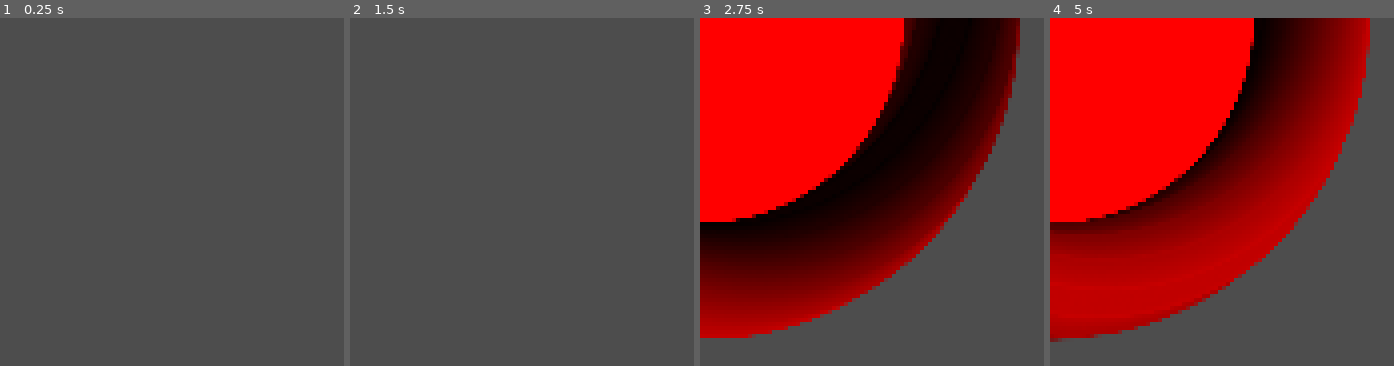
Above: before the commit, frames 1-4 (left to right).
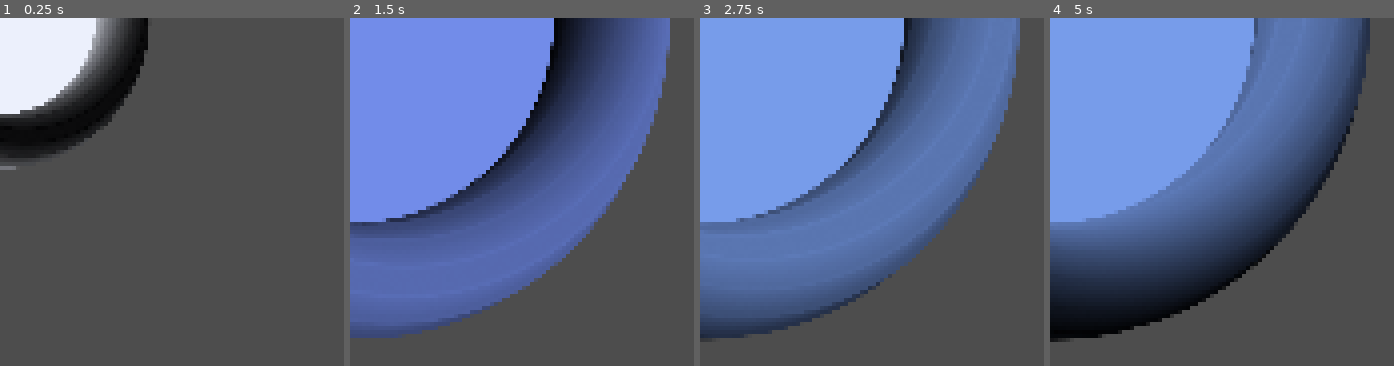
Above: after the commit, the same moments.

Repository: Meldarse/Sean_project
Game: Godot game, scene res://Scenes/Objects/portal.tscn
The game is run twice, just before and just after one commit, with the same random seed, the same clock (stepped at 60 frames per second) and the same inputs. The project has no main scene, so this scene is started directly.
Inputs (mouse positions are in pixels of both pictures, inside the frame that each line leads up to):
- Up to frame 1 (0.25 s): no input
- Up to frame 2 (1.5 s): move the mouse to (outside the picture) at 0.52 s; click (outside the picture) at 0.67 s; tap Enter at 1.25 s; move the mouse to (outside the picture) at 1.27 s; click (outside the picture) at 1.42 s
- Up to frame 3 (2.75 s): tap Space at 2 s; move the mouse to (outside the picture) at 2.02 s; click (outside the picture) at 2.17 s
- Up to frame 4 (5 s): move the mouse to (outside the picture) at 2.77 s; click (outside the picture) at 2.92 s; move the mouse to (outside the picture) at 3.52 s; click (outside the picture) at 3.67 s; move the mouse to (outside the picture) at 4.27 s; click (outside the picture) at 4.42 s

The runs differ from the first frame. In frame 1, 13% of the frame differs, in the area x 0-44%, y 0-44%; in frame 2, 68%; in frame 3, 68%; in frame 4, 68%, in the area x 0-94%, y 0-94%.

Commit message:
creacion de characters

Diff:
--- a/Gravity/Scenes/Characters/circle.tscn
+++ b/Gravity/Scenes/Characters/circle.tscn
@@ -9,7 +9,7 @@
 [ext_resource type="Texture2D" uid="uid://bxv7vqssguvdn" path="res://Assets/Sprites/G_yellow/yellow_body_circle.png" id="7_qfe4q"]
 
 [sub_resource type="PhysicsMaterial" id="PhysicsMaterial_m1xv0"]
-bounce = 0.8
+bounce = 1.0
 
 [sub_resource type="SpriteFrames" id="SpriteFrames_8pujk"]
 animations = [{
@@ -76,17 +76,17 @@
 
 [node name="Body" type="AnimatedSprite2D" parent="."]
 sprite_frames = SubResource("SpriteFrames_8pujk")
-animation = &"Yellow"
+animation = &"Blue"
 
 [node name="Shape" type="CollisionShape2D" parent="."]
 shape = SubResource("CircleShape2D_bjcpu")
 
-[node name="Area2D" type="Area2D" parent="."]
+[node name="Internal_security" type="Area2D" parent="."]
 
-[node name="Internal_security" type="CollisionShape2D" parent="Area2D"]
+[node name="CollisionShape2D" type="CollisionShape2D" parent="Internal_security"]
 scale = Vector2(3, 3)
 shape = SubResource("CircleShape2D_hf01w")
 debug_color = Color(0.890196, 0, 0, 0.419608)
 
 [connection signal="input_event" from="." to="." method="_on_input_event"]
-[connection signal="body_entered" from="Area2D" to="." method="_on_area_2d_body_entered"]
+[connection signal="body_entered" from="Internal_security" to="." method="_on_area_2d_body_entered"]
--- /dev/null
+++ b/Gravity/Scenes/Characters/rhombus.tscn
@@ -0,0 +1,88 @@
+[gd_scene load_steps=11 format=3 uid="uid://b1nsp0m08mgw3"]
+
+[ext_resource type="Script" path="res://Scripts/Characters/rhombus.gd" id="1_dxavy"]
+[ext_resource type="Texture2D" uid="uid://bp6b5td8k6tkd" path="res://Assets/Sprites/G_blue/blue_body_rhombus.png" id="2_6hu0e"]
+[ext_resource type="Texture2D" uid="uid://d3uholg7thjje" path="res://Assets/Sprites/G_green/green_body_rhombus.png" id="3_1uhx2"]
+[ext_resource type="Texture2D" uid="uid://dnu5ndetry5xx" path="res://Assets/Sprites/G_pink/pink_body_rhombus.png" id="4_6vdsc"]
+[ext_resource type="Texture2D" uid="uid://c0bfinvy67qgy" path="res://Assets/Sprites/G_purple/purple_body_rhombus.png" id="5_lh7sy"]
+[ext_resource type="Texture2D" uid="uid://c76qk3xm04225" path="res://Assets/Sprites/G_red/red_body_rhombus.png" id="6_sg653"]
+[ext_resource type="Texture2D" uid="uid://c8jhopxbujnhr" path="res://Assets/Sprites/G_yellow/yellow_body_rhombus.png" id="7_sr4s1"]
+
+[sub_resource type="PhysicsMaterial" id="PhysicsMaterial_skgcj"]
+bounce = 0.6
+
+[sub_resource type="SpriteFrames" id="SpriteFrames_flvld"]
+animations = [{
+"frames": [{
+"duration": 1.0,
+"texture": ExtResource("2_6hu0e")
+}],
+"loop": true,
+"name": &"Blue",
+"speed": 1.0
+}, {
+"frames": [{
+"duration": 1.0,
+"texture": ExtResource("3_1uhx2")
+}],
+"loop": true,
+"name": &"Green",
+"speed": 1.0
+}, {
+"frames": [{
+"duration": 1.0,
+"texture": ExtResource("4_6vdsc")
+}],
+"loop": true,
+"name": &"Pink",
+"speed": 1.0
+}, {
+"frames": [{
+"duration": 1.0,
+"texture": ExtResource("5_lh7sy")
+}],
+"loop": true,
+"name": &"Purple",
+"speed": 1.0
+}, {
+"frames": [{
+"duration": 1.0,
+"texture": ExtResource("6_sg653")
+}],
+"loop": true,
+"name": &"Red",
+"speed": 1.0
+}, {
+"frames": [{
+"duration": 1.0,
+"texture": ExtResource("7_sr4s1")
+}],
+"loop": true,
+"name": &"Yellow",
+"speed": 1.0
+}]
+
+[sub_resource type="RectangleShape2D" id="RectangleShape2D_ramlv"]
+
+[node name="Rhombus" type="RigidBody2D"]
+collision_layer = 2
+collision_mask = 7
+input_pickable = true
+physics_material_override = SubResource("PhysicsMaterial_skgcj")
+script = ExtResource("1_dxavy")
+
+[node name="Body" type="AnimatedSprite2D" parent="."]
+sprite_frames = SubResource("SpriteFrames_flvld")
+animation = &"Blue"
+
+[node name="Shape" type="CollisionPolygon2D" parent="."]
+polygon = PackedVector2Array(4, -79, 19, -71, 67, -24, 79, -5, 79, 6, 59.8, 32, 31, 60, 6, 79, -5, 79, -24, 66, -62, 30.9, -79, 5, -79, -5, -55, -36, -31, -61, -5, -79)
+
+[node name="Internal_security" type="Area2D" parent="."]
+
+[node name="CollisionShape2D" type="CollisionShape2D" parent="Internal_security"]
+scale = Vector2(3, 3)
+shape = SubResource("RectangleShape2D_ramlv")
+
+[connection signal="input_event" from="." to="." method="_on_input_event"]
+[connection signal="body_entered" from="Internal_security" to="." method="_on_area_2d_body_entered"]
--- /dev/null
+++ b/Gravity/Scenes/Characters/square.tscn
@@ -0,0 +1,89 @@
+[gd_scene load_steps=11 format=3 uid="uid://cie5eu5mus126"]
+
+[ext_resource type="Texture2D" uid="uid://31n85t3xu4vq" path="res://Assets/Sprites/G_blue/blue_body_square.png" id="1_07tgp"]
+[ext_resource type="Script" path="res://Scripts/Characters/square.gd" id="1_c1ni0"]
+[ext_resource type="Texture2D" uid="uid://bgrg4wlxekxwc" path="res://Assets/Sprites/G_green/green_body_square.png" id="2_w268o"]
+[ext_resource type="Texture2D" uid="uid://mlobf311tere" path="res://Assets/Sprites/G_pink/pink_body_square.png" id="3_04bp7"]
+[ext_resource type="Texture2D" uid="uid://h7af4xjlhul0" path="res://Assets/Sprites/G_purple/purple_body_square.png" id="4_sgj8i"]
+[ext_resource type="Texture2D" uid="uid://b0nfi24apobrv" path="res://Assets/Sprites/G_red/red_body_square.png" id="5_2d28l"]
+[ext_resource type="Texture2D" uid="uid://lie0ore3e0v3" path="res://Assets/Sprites/G_yellow/yellow_body_square.png" id="6_jff2b"]
+
+[sub_resource type="PhysicsMaterial" id="PhysicsMaterial_62xxb"]
+bounce = 0.4
+
+[sub_resource type="SpriteFrames" id="SpriteFrames_ctcqr"]
+animations = [{
+"frames": [{
+"duration": 1.0,
+"texture": ExtResource("1_07tgp")
+}],
+"loop": true,
+"name": &"Blue",
+"speed": 1.0
+}, {
+"frames": [{
+"duration": 1.0,
+"texture": ExtResource("2_w268o")
+}],
+"loop": true,
+"name": &"Green",
+"speed": 1.0
+}, {
+"frames": [{
+"duration": 1.0,
+"texture": ExtResource("3_04bp7")
+}],
+"loop": true,
+"name": &"Pink",
+"speed": 1.0
+}, {
+"frames": [{
+"duration": 1.0,
+"texture": ExtResource("4_sgj8i")
+}],
+"loop": true,
+"name": &"Purple",
+"speed": 1.0
+}, {
+"frames": [{
+"duration": 1.0,
+"texture": ExtResource("5_2d28l")
+}],
+"loop": true,
+"name": &"Red",
+"speed": 1.0
+}, {
+"frames": [{
+"duration": 1.0,
+"texture": ExtResource("6_jff2b")
+}],
+"loop": true,
+"name": &"Yellow",
+"speed": 1.0
+}]
+
+[sub_resource type="RectangleShape2D" id="RectangleShape2D_tkhbi"]
+
+[node name="square" type="RigidBody2D"]
+collision_layer = 2
+collision_mask = 7
+input_pickable = true
+mass = 2.0
+physics_material_override = SubResource("PhysicsMaterial_62xxb")
+script = ExtResource("1_c1ni0")
+
+[node name="Body" type="AnimatedSprite2D" parent="."]
+sprite_frames = SubResource("SpriteFrames_ctcqr")
+animation = &"Blue"
+
+[node name="Shape" type="CollisionPolygon2D" parent="."]
+polygon = PackedVector2Array(75, -75, 79, -70, 80, -65, 80, 64, 78, 71, 75, 75, 71, 78, 65, 80, -65, 80, -71, 78, -75, 75, -78, 70, -80, 64, -80, -66, -77.9963, -71.4045, -75, -75, -72, -78, -67, -80, 64, -80, 69, -79)
+
+[node name="Internal_security" type="Area2D" parent="."]
+
+[node name="CollisionShape2D" type="CollisionShape2D" parent="Internal_security"]
+scale = Vector2(3, 3)
+shape = SubResource("RectangleShape2D_tkhbi")
+
+[connection signal="input_event" from="." to="." method="_on_input_event"]
+[connection signal="body_entered" from="Internal_security" to="." method="_on_area_2d_body_entered"]
--- /dev/null
+++ b/Gravity/Scenes/Characters/squircle.tscn
@@ -0,0 +1,89 @@
+[gd_scene load_steps=11 format=3 uid="uid://c7nr0gi6bvrgy"]
+
+[ext_resource type="Script" path="res://Scripts/Characters/squircle.gd" id="1_iwjmg"]
+[ext_resource type="Texture2D" uid="uid://cnxphu83eekmt" path="res://Assets/Sprites/G_blue/blue_body_squircle.png" id="1_oj3f6"]
+[ext_resource type="Texture2D" uid="uid://clyb0bhwybgk5" path="res://Assets/Sprites/G_green/green_body_squircle.png" id="2_ohc14"]
+[ext_resource type="Texture2D" uid="uid://dhmat7wopavpo" path="res://Assets/Sprites/G_pink/pink_body_squircle.png" id="3_t3iyn"]
+[ext_resource type="Texture2D" uid="uid://cvil5nbnkeq4i" path="res://Assets/Sprites/G_purple/purple_body_squircle.png" id="4_5ycbf"]
+[ext_resource type="Texture2D" uid="uid://cuq2fxsv0u44w" path="res://Assets/Sprites/G_red/red_body_squircle.png" id="5_qa3ew"]
+[ext_resource type="Texture2D" uid="uid://bd7nh5dq1wka5" path="res://Assets/Sprites/G_yellow/yellow_body_squircle.png" id="6_cg70m"]
+
+[sub_resource type="PhysicsMaterial" id="PhysicsMaterial_d1h0d"]
+bounce = 0.8
+
+[sub_resource type="SpriteFrames" id="SpriteFrames_eu2sf"]
+animations = [{
+"frames": [{
+"duration": 1.0,
+"texture": ExtResource("1_oj3f6")
+}],
+"loop": true,
+"name": &"Blue",
+"speed": 1.0
+}, {
+"frames": [{
+"duration": 1.0,
+"texture": ExtResource("2_ohc14")
+}],
+"loop": true,
+"name": &"Green",
+"speed": 1.0
+}, {
+"frames": [{
+"duration": 1.0,
+"texture": ExtResource("3_t3iyn")
+}],
+"loop": true,
+"name": &"Pink",
+"speed": 1.0
+}, {
+"frames": [{
+"duration": 1.0,
+"texture": ExtResource("4_5ycbf")
+}],
+"loop": true,
+"name": &"Purple",
+"speed": 1.0
+}, {
+"frames": [{
+"duration": 1.0,
+"texture": ExtResource("5_qa3ew")
+}],
+"loop": true,
+"name": &"Red",
+"speed": 1.0
+}, {
+"frames": [{
+"duration": 1.0,
+"texture": ExtResource("6_cg70m")
+}],
+"loop": true,
+"name": &"Yellow",
+"speed": 1.0
+}]
+
+[sub_resource type="RectangleShape2D" id="RectangleShape2D_wjnk3"]
+
+[node name="Squircle" type="RigidBody2D"]
+collision_layer = 2
+collision_mask = 7
+input_pickable = true
+mass = 1.5
+physics_material_override = SubResource("PhysicsMaterial_d1h0d")
+script = ExtResource("1_iwjmg")
+
+[node name="Body" type="AnimatedSprite2D" parent="."]
+sprite_frames = SubResource("SpriteFrames_eu2sf")
+animation = &"Blue"
+
+[node name="Shape" type="CollisionPolygon2D" parent="."]
+polygon = PackedVector2Array(33, -78, 44, -75, 60, -68, 71, -55, 77, -39, 79, -25, 80, -4, 78.9, 24, 77, 40, 73, 51, 69, 58, 59.9, 69, 48, 74, 38, 77, 23, 80, -25, 80, -44, 76, -62, 67, -70, 56, -75, 47, -78, 33, -79, 22, -80, 0, -79, -23, -74.3, -47, -67, -60, -62, -66, -53, -72, -39, -77, -31, -79, -23, -80, 22, -80)
+
+[node name="Internal_security" type="Area2D" parent="."]
+
+[node name="CollisionShape2D" type="CollisionShape2D" parent="Internal_security"]
+scale = Vector2(3, 3)
+shape = SubResource("RectangleShape2D_wjnk3")
+
+[connection signal="input_event" from="." to="." method="_on_input_event"]
+[connection signal="body_entered" from="Internal_security" to="." method="_on_area_2d_body_entered"]
--- a/Gravity/Scenes/Objects/portal.tscn
+++ b/Gravity/Scenes/Objects/portal.tscn
@@ -43,7 +43,7 @@
 "times": PackedFloat32Array(0, 0.5),
 "transitions": PackedFloat32Array(2.63902, 3.24901),
 "update": 0,
-"values": [Color(1, 1, 1, 1), Color(1, 0, 0, 1)]
+"values": [Color(1, 1, 1, 1), Color(0.447059, 0.54902, 0.913725, 1)]
 }
 
 [sub_resource type="Animation" id="Animation_sqpvx"]
@@ -72,7 +72,7 @@
 "times": PackedFloat32Array(0),
 "transitions": PackedFloat32Array(1),
 "update": 0,
-"values": [Color(1, 0, 0, 1)]
+"values": [Color(0.466667, 0.611765, 0.917647, 1)]
 }
 
 [sub_resource type="Animation" id="Animation_bh4hd"]
--- /dev/null
+++ b/Gravity/Scripts/Characters/rhombus.gd
@@ -0,0 +1,29 @@
+extends RigidBody2D
+
+var selected: bool = false
+
+
+func _ready():
+	pass # Replace with function body.
+
+
+# Called every frame. 'delta' is the elapsed time since the previous frame.
+func _process(delta):
+	if selected:
+		freeze = true
+		global_transform.origin = lerp(global_position, get_global_mouse_position(), 45 * delta)
+	else:
+		freeze = false
+
+
+func _on_input_event(viewport, event, shape_idx):
+	if event is InputEventScreenTouch:
+		if  event.is_pressed():
+			selected = true
+
+		if event.is_released():
+			selected = false
+
+func _on_area_2d_body_entered(body):
+	if body is StaticBody2D:
+		selected = false
--- /dev/null
+++ b/Gravity/Scripts/Characters/square.gd
@@ -0,0 +1,29 @@
+extends RigidBody2D
+
+var selected: bool = false
+
+
+func _ready():
+	pass # Replace with function body.
+
+
+func _process(delta):
+	if selected:
+		freeze = true
+		global_transform.origin = lerp(global_position, get_global_mouse_position(), 30 * delta)
+	else:
+		freeze = false
+
+
+func _on_input_event(viewport, event, shape_idx):
+	if event is InputEventScreenTouch:
+		if  event.is_pressed():
+			selected = true
+
+		if event.is_released():
+			selected = false
+
+
+func _on_area_2d_body_entered(body):
+	if body is StaticBody2D:
+		selected = false
--- /dev/null
+++ b/Gravity/Scripts/Characters/squircle.gd
@@ -0,0 +1,29 @@
+extends RigidBody2D
+
+var selected: bool = false
+
+
+func _ready():
+	pass
+
+
+func _process(delta):
+	if selected:
+		freeze = true
+		global_transform.origin = lerp(global_position, get_global_mouse_position(), 60 * delta)
+	else:
+		freeze = false
+
+
+func _on_input_event(viewport, event, shape_idx):
+	if event is InputEventScreenTouch:
+		if  event.is_pressed():
+			selected = true
+
+		if event.is_released():
+			selected = false
+
+
+func _on_area_2d_body_entered(body):
+	if body is StaticBody2D:
+		selected = false
--- a/Gravity/Scripts/Objects/portal.gd
+++ b/Gravity/Scripts/Objects/portal.gd
@@ -2,18 +2,15 @@
 
 
 func _ready():
-	hide()
 	$CollisionShape2D.disabled = true
+	$AnimationPlayer.play("Appear")
 
 
 func _process(delta):
 	pass
 
 func _on_timer_timeout():
-		show()
-		$AnimationPlayer.play("Appear")
 		$CollisionShape2D.disabled = false
-		await $AnimationPlayer.animation_finished
 		$AnimationPlayer.play("Idle")
 
 func _on_body_entered(_body):
